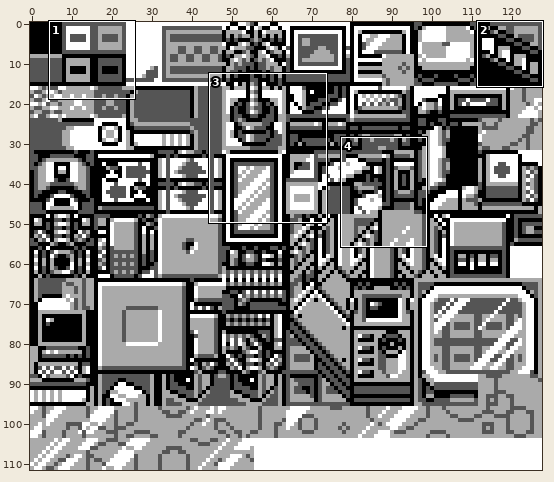
One commit to this sprite sheet: gfx/tilesets/pokecom_center.png. Above, an overview of the earlier version with the close-up marked.
Close-up. Old version:
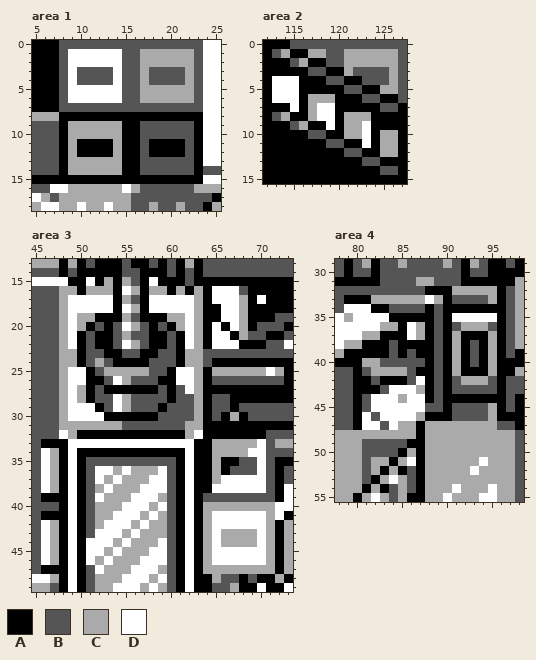
The file is 128x112 pixels. Shown: area 1: x 5..25, y 0..18; area 2: x 112..127, y 0..15; area 3: x 45..73, y 13..49; area 4: x 78..98, y 29..55. The commit also changed other parts of the picture, which this record leaves out.
Palette (. is transparent): A #000000  B #555555  C #aaaaaa  D #ffffff
Pixels before, area 1, first column x 5:
 0 AAABBBBBBBBBBBBBBBBDD
 1 AAABDDDDDDBBCCCCCCBDD
 2 AAABDDDDDDBBCCCCCCBDD
 3 AAABDBBBBDBBCBBBBCBDD
 4 AAABDBBBBDBBCBBBBCBDD
 5 AAABDDDDDDBBCCCCCCBDD
 6 AAABDDDDDDBBCCCCCCBDD
 7 AAABBBBBBBBBBBBBBBBDD
 8 CCCAAAAAAAAAAAAAAAADD
 9 BBBACCCCCCAABBBBBBADD
10 BBBACCCCCCAABBBBBBADD
11 BBBACAAAACAABAAAABADD
12 BBBACAAAACAABAAAABADD
13 BBBACCCCCCAABBBBBBADD
14 BBBACCCCCCAABBBBBBABB
15 AAAAAAAAAAAAAAAAAAADD
16 BBDDCCCCCCDCBBBBBBCCC
17 DCBCCCCCCCCBBBBBBBBBA
18 CDDCCDCCDCCBBCBBCBBAC
Pixels before, area 2, first column x 112:
 0 AAABBBBBBBBBBBBB
 1 ABCAACCBBCCCCCCB
 2 AAABCAABBCCCCCCB
 3 AAAAABBAACBBBBCB
 4 ADDDAAABBAABBBCB
 5 ADDDAAAAABBAACCB
 6 ADDDACCCAAABBAAB
 7 AAADACDDAAAAABBA
 8 ABCAACDDACCCAAAA
 9 AAABCAADACCDAAAA
10 AAAAABBAACCDACCA
11 AAAAAAABBAADACCA
12 AAAAAAAAABBAACCA
13 AAAAAAAAAAABBAAA
14 AAAAAAAAAAAAABBA
15 AAAAAAAAAAAAAAAA
Pixels before, area 3, first column x 45:
13 CCCACABAAABAABABACABBBBBBBBBB
14 BBBABAAAAABBAAABABABBBBBBBBBB
15 DDDDAADACACBADAAABAAAAAAAAAAA
16 BBBCCACCCADCACCACACADDDBAAAAA
17 BBBCDDDDDACBADDDDDCADDDCADAAA
18 BBBCDDDDDADCADDDDDCAADDCAAAAA
19 BBBCDCCAAACBAAACCDCAADDCAAABB
20 BBBCDCABABDCBABACDCADADCABBBA
21 BBBCDABAABCBBAABADCADDACBBAAB
22 BBBCDABAABDCBAABADCADDDAAABBD
23 BBBCCABBAABBAABBACCBBBBBBBBBB
24 BBBCCABCBAAAABBBACCBAAAAAAAAA
25 BBBCDDABCCCCCBBADDCACCCCCCDCA
26 BBBCDDAABDCBBBAADDCABBBBBBBBA
27 BBBCDCABAAAAAABABDCAAAAAAAAAA
28 BBBCDCABBDCBBBBABBCABBAAAAAAA
29 BBBCDDDABDCBBBABBBCABBABBBBBB
30 BBBCDDDDAAAAAABBBBCABACABBBBB
31 BBBCCCCCCCBBBBBBBCCAAAAAAAAAA
32 BBBDCAAAAAAAAAAAACDAAAAAAABBB
33 BAAADDDDDDDDDDDDDDAACCCCCDBCC
34 BDCADAAAAAAAAAAAADAACCCCDDBBB
35 BDCADABBBBBBBBBBADAACAABBDBAA
36 BDCADABDDCDCCCDBADAACABBBDBAB
37 BDCADABDCDCCCDDBADAACDDDDDBAB
38 BDCADABCDCCCDDDBADAADDDDDDBAD
39 BAAADABDCCCDDDCBADABBBBBBBBAD
40 BBBADABCCCDDDCDBADACCCCCCCCDD
41 BAAADABCCDDDCDCBADACDDDDDDCDA
42 BDCADABCDDDCDCCBADACDDDDDDCAC
43 BDCADABDDDCDCCCBADACDCCCCDCAC
44 BDCADADDDCDCCCDBADACDCCCCDCAC
45 BDCADADDCDCCCDDBADACDDDDDDCAC
46 BDCADADCDCCCDDDBADACDDDDDDCAC
47 BAAADABDCCCDDDCBADACCCCCCCCAC
48 DDCADABCCCDDDCDBADAACBBABAACA
49 CCBADABCCDDDCDCBADAABBCAADAAD
Pixels before, area 4, first column x 78:
29 BABCABBCBBBBCBACBAABA
30 BABBABBBBBBBBBABBAAAA
31 AAAAABBBBCCBBBAAAAAAC
32 BBBBBBBBBBAAACCCCCABC
33 BAAACCCCCCDCABBBBCABC
34 BDDDAABBBBABAAAAAAABC
35 DCDDDDAAAAABADDDDDABC
36 DDDDDCCADCABABCCCBABC
37 DDDCCAAADCABACAAACABC
38 DCCAAABAAAABACABACABC
39 CAAAAABABAABACABACABA
40 AAACCBBBBBABACABACAAA
41 BBABCCCCBAABACAAACAAC
42 BBAABAAABDABABCCCBABB
43 BBAAABDDDCABABBBBBABB
44 BBABDDDCDDABAAAAAAABA
45 BBABDDDDDDBBABBBBCABA
46 BBADBDDDDCAAABBBBCAAA
47 BBADDBDCCACCCCCCCCBBA
48 CCCCCCCCCACCCCCCCCCCB
49 CCCBBBBBAACCCCCCCCCCB
50 CCCBBBBACACCCCCCCCCCB
51 CCCBCCACDACCCCCCDCCCB
52 CCCBCACABACCCCCDCCCCB
53 CCCBACDCBACCCCCCCCCCB
54 CCCACABCBACCCDCCCDCCB
55 CCACDCBCAACCDCCCDDCCB
And afterwards:
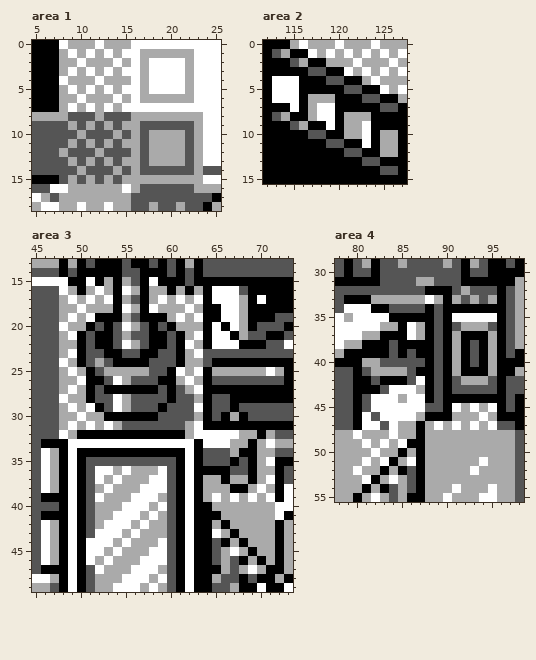
Edits made:
Area 1:
y 0: x 8..23 BBBBBBBBBBBBBBBB -> DCCCDCCCDDDDDDDD
y 1: x 8 B -> C; x 10 D -> C; x 12 D -> C; x 14..16 DBB -> CDD; x 23 B -> D
y 2: x 8..9 BD -> CC; x 11..13 DDD -> CCC; x 15..16 BB -> CD; x 18..21 CCCC -> DDDD; x 23 B -> D
y 3: x 8 B -> C; x 10..16 BBBBDBB -> CDCDCDD; x 18..21 BBBB -> DDDD; x 23 B -> D
y 4: x 8..16 BDBBBBDBB -> DCCCDCCCD; x 18..21 BBBB -> DDDD; x 23 B -> D
y 5: x 8 B -> C; x 10 D -> C; x 12 D -> C; x 14..16 DBB -> CDD; x 18..21 CCCC -> DDDD; x 23 B -> D
y 6: x 8..9 BD -> CC; x 11..13 DDD -> CCC; x 15..16 BB -> CD; x 23 B -> D
y 7: x 8..23 BBBBBBBBBBBBBBBB -> CDCDCDCDDDDDDDDD
y 8: x 8..23 AAAAAAAAAAAAAAAA -> CBBBCBBBCCCCCCCC
y 9: x 8 A -> B; x 10 C -> B; x 12 C -> B; x 14..16 CAA -> BCC; x 23 A -> C
y 10: x 8..9 AC -> BB; x 11..13 CCC -> BBB; x 15..16 AA -> BC; x 18..21 BBBB -> CCCC; x 23 A -> C
y 11: x 8 A -> B; x 10..16 AAAACAA -> BCBCBCC; x 18..21 AAAA -> CCCC; x 23 A -> C
y 12: x 8..16 ACAAAACAA -> CBBBCBBBC; x 18..21 AAAA -> CCCC; x 23 A -> C
y 13: x 8 A -> B; x 10 C -> B; x 12 C -> B; x 14..16 CAA -> BCC; x 18..21 BBBB -> CCCC; x 23 A -> C
y 14: x 8..9 AC -> BB; x 11..13 CCC -> BBB; x 15..16 AA -> BC; x 23 A -> C
y 15: x 8..23 AAAAAAAAAAAAAAAA -> BCBCBCBCCCCCCCCC
Area 2:
y 0: x 115..127 BBBBBBBBBBBBB -> CDCCCDCCCDCCC
y 1: x 117 C -> D; x 119..121 BBC -> DCD; x 123 C -> D; x 125 C -> D; x 127 B -> D
y 2: x 119..120 BB -> CC; x 122 C -> D; x 126..127 CB -> DC
y 3: x 121..125 CBBBB -> DCDCD; x 127 B -> D
y 4: x 123..125 BBB -> CDC; x 127 B -> C
y 5: x 125 C -> D; x 127 B -> D
y 6: x 127 B -> C
Area 3:
y 16: x 48 C -> D; x 52 C -> D
y 17: x 50 D -> C; x 52 D -> C; x 58 D -> C; x 60 D -> C; x 62..63 DC -> CD
y 18: x 49 D -> C; x 51..53 DDD -> CCC; x 59..61 DDD -> CCC
y 19: x 51 C -> D; x 61..63 CDC -> DCD
y 20: x 48..49 CD -> DC; x 62 D -> C
y 21: x 62..63 DC -> CD
y 22: x 49 D -> C
y 23: x 49 C -> D; x 63 C -> D
y 24: x 48 C -> D
y 25: x 50 D -> C; x 62..63 DC -> CD
y 26: x 49 D -> C; x 61 D -> C
y 27: x 62..63 DC -> CD
y 28: x 48..49 CD -> DC
y 29: x 50 D -> C; x 63 C -> D
y 30: x 49 D -> C; x 51..52 DD -> CC
y 31: x 49 C -> D; x 51 C -> D; x 53 C -> D; x 63 C -> D
y 32: x 64..69 AAAAAA -> DDDDCC; x 71 B -> C
y 33: x 64..66 ACC -> DDD; x 69..71 CDB -> ACD
y 34: x 64..66 ACC -> BBB; x 68..71 CDDB -> AACC
y 35: x 64..66 ACA -> BBB; x 69..71 BDB -> ACD
y 36: x 65 C -> A; x 69..71 BDB -> ACC
y 37: x 64 A -> C; x 66..71 DDDDDB -> ACCACD
y 38: x 64..69 ADDDDD -> CCCAAC; x 71 B -> C
y 39: x 64..71 BBBBBBBB -> CDCDCDCD
y 40: x 64 C -> A
y 41: x 64..70 CDDDDDD -> AACCCCC
y 42: x 64..70 CDDDDDD -> ACACCCC
y 43: x 64 C -> A; x 67 C -> A; x 70 D -> C
y 44: x 64..66 CDC -> ABA; x 68 C -> A; x 70 D -> C
y 45: x 64..66 CDD -> ABC; x 68..70 DDD -> CAC
y 46: x 64..70 CDDDDDD -> ABCBACA
y 47: x 64..65 CC -> AA; x 67 C -> B; x 69 C -> D; x 71 C -> A
Area 4:
y 32: x 91 C -> B; x 93..95 CCC -> BBB
y 33: x 91 B -> C; x 93 B -> C
y 45: x 91..95 BBBBC -> DCDCD
y 46: x 91..94 BBBB -> CCCD
y 47: x 89 C -> D; x 91 C -> D; x 93 C -> D; x 95 C -> D
y 48: x 80 C -> D; x 84 C -> D
y 49: x 81..85 BBBBB -> DCDCD
y 50: x 81..84 BBBB -> CDCC
y 51: x 81 B -> D; x 83 C -> D
y 52: x 80..81 CB -> DC
y 53: x 81 B -> D
Changed places in both close-ups, as pixel boxes (x1, y1, x2, y2):
changed: (59, 40, 203, 184)
changed: (290, 40, 407, 103)
changed: (59, 286, 113, 430)
changed: (149, 295, 275, 574)
changed: (452, 286, 497, 304)
changed: (353, 403, 497, 484)
